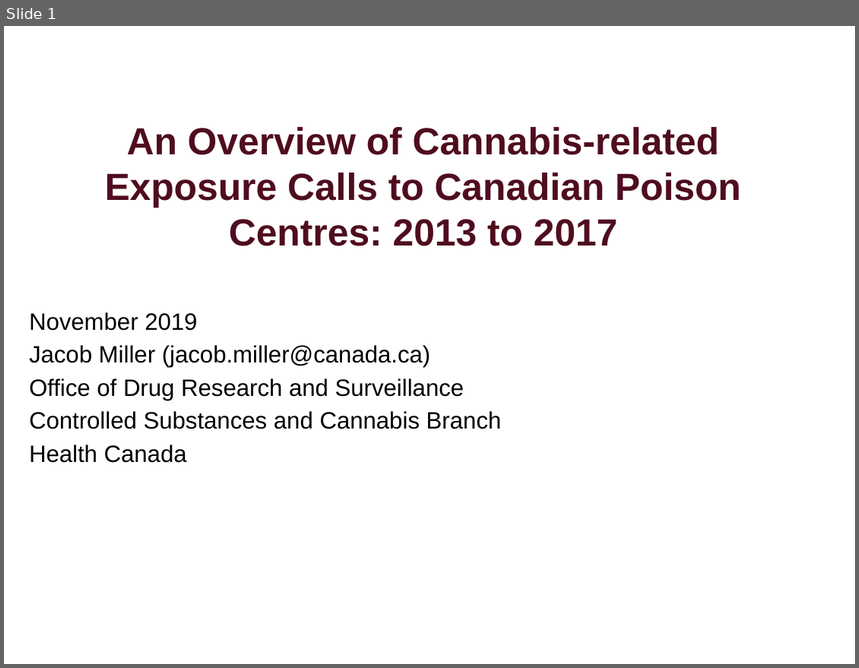
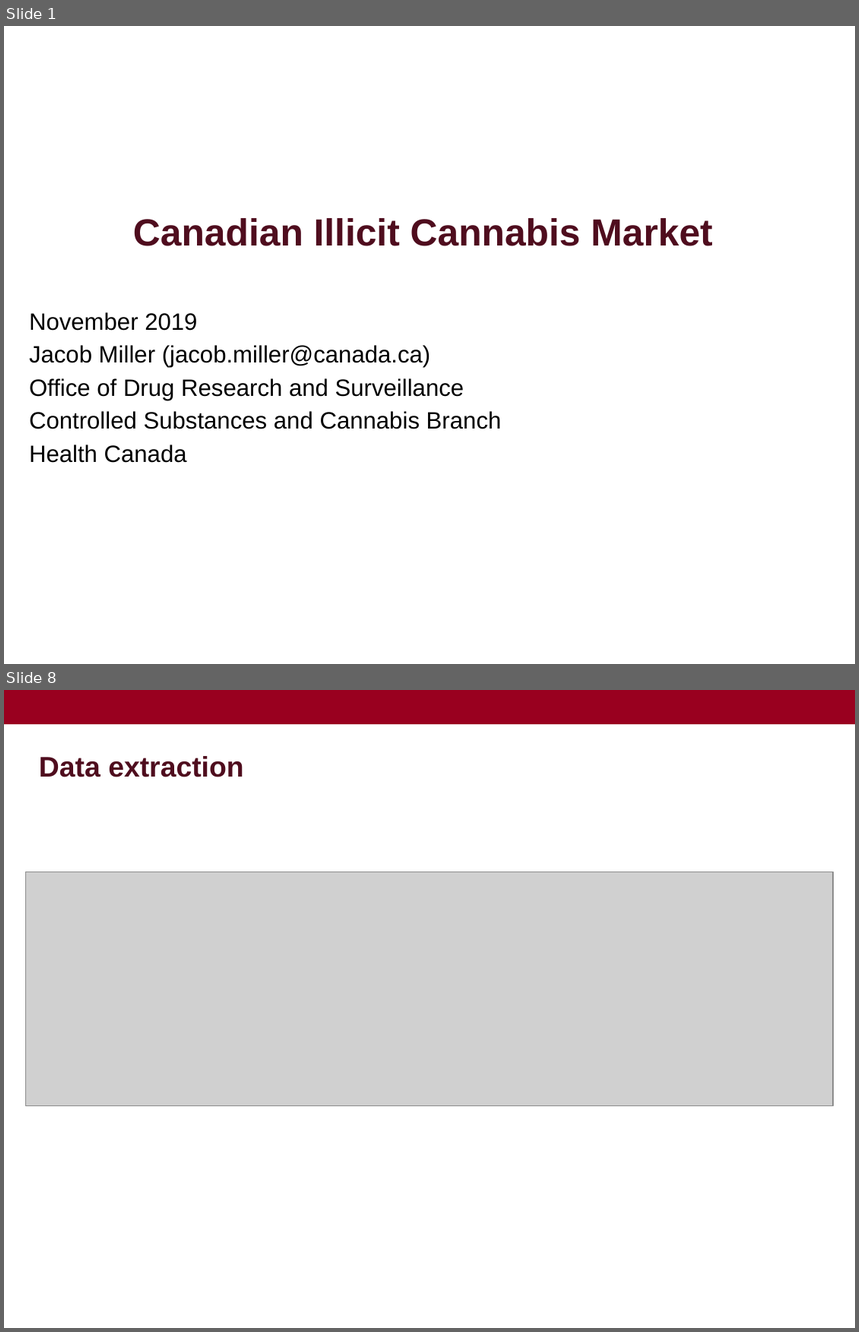
Before and after one commit to MelonFaceDOOM/cannabis_scraping, a slide deck: cannabis scraping.pptx. Shown one above the other, each under a label of ours: slide 1 before the commit, slides 1 and 8 after it; the slides between them are not shown. The pictures are 859x668 and 859x1332 pixels, drawn with LibreOffice and Linux fonts; fonts in the diff are those of the drawing; grey boxes stand for pictures; background and template pictures are left out. Boxes give left, top, right and bottom in pixels: in the first picture for what was removed or moved away, otherwise in the second. Text is boxed around its words. In the diff, an @@ line names an element or a change of style, - is before the commit and + after.

```diff
--- a/cannabis scraping.pptx
+++ b/cannabis scraping.pptx
@@ slide 8 added at [4,690,855,1328], background picture (left out) @@
@@ rectangle added at [4,690,855,724], fill #99001F @@
@@ title added at [39,756,243,777], 24 pt, text #4F0D1E, bold @@
+Data extraction
@@ picture added at [26,872,833,1106] @@
@@ page number added at [788,1290,841,1324], 11 pt, text #FFFFFF @@
+8
@@ slide 1 changed as well @@
@@ title at [133,218,712,246]: text changed @@
-An Overview of Cannabis-related Exposure Calls to Canadian Poison Centres: 2013 to 2017
+Canadian Illicit Cannabis Market
```
Also in this commit, not shown: 6 other slides added, 1 slide removed, 50 other files.
